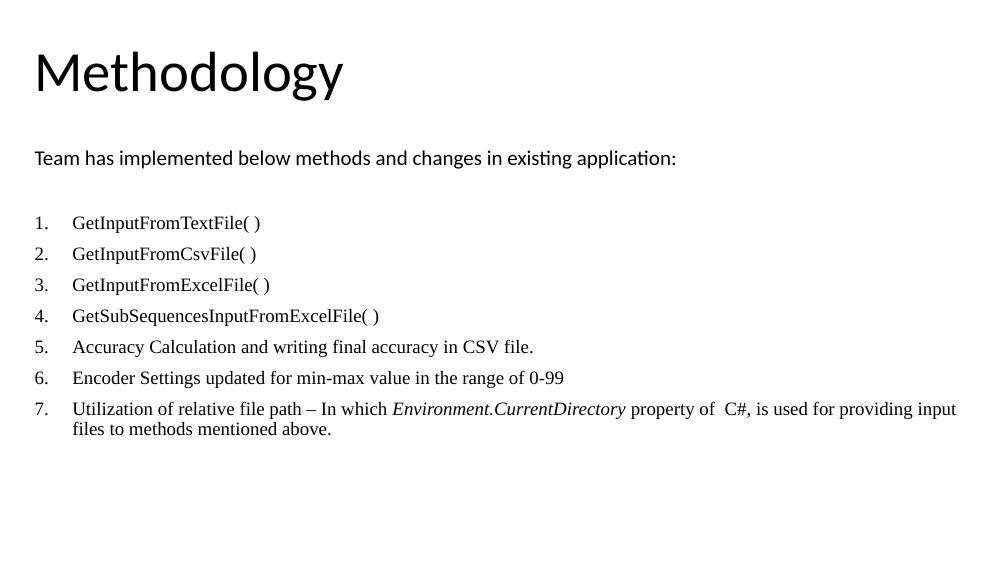
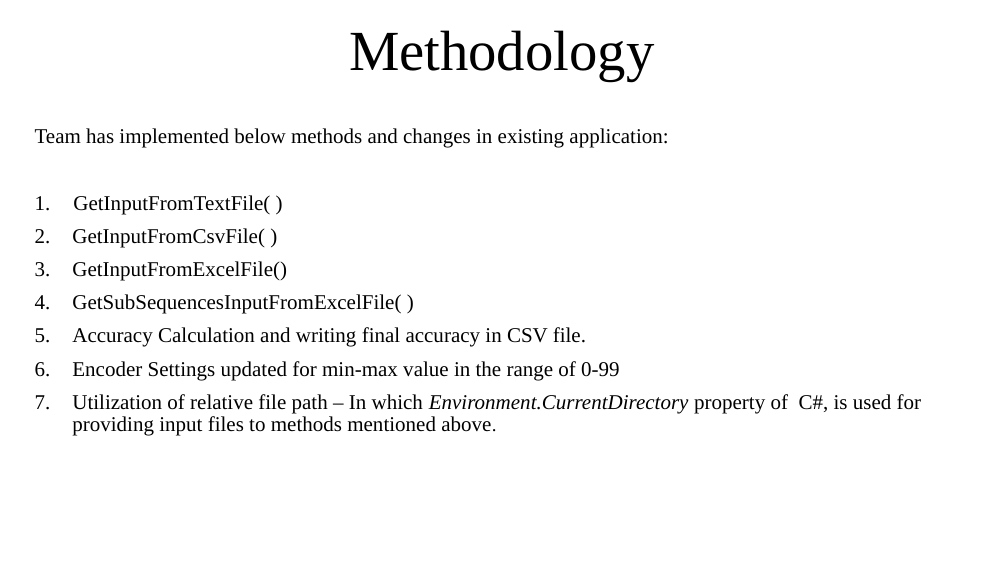
Before and after one commit to ddobric/neocortexapi, a slide deck: slide 6 of source/MySEProject/Documentation/ML2223_15 Approve Prediction of Multisequence Learning.pptx. Drawn at 1008x567 pixels with LibreOffice and Linux fonts; fonts in the diff are those of the drawing. Boxes give left, top, right and bottom in pixels: in the first picture for what was removed or moved away, otherwise in the second. Text is boxed around its words. In the diff, an @@ line names an element or a change of style, - is before the commit and + after.

```diff
--- a/source/MySEProject/Documentation/ML2223_15 Approve Prediction of Multisequence Learning.pptx
+++ b/source/MySEProject/Documentation/ML2223_15 Approve Prediction of Multisequence Learning.pptx
@@ title "Methodology": place and size @@
-title "Methodology" at [35, 51, 345, 101]
+title "Methodology" at [349, 30, 654, 81]
@@ title "Methodology" at [349, 30, 654, 81]: font Calibri to Times New Roman; alignment left to centre @@
@@ subtitle "Team has implemented below methods ...": place and size @@
-subtitle "Team has implemented below methods ..." at [35, 150, 957, 436]
+subtitle "Team has implemented below methods ..." at [35, 128, 922, 436]
@@ subtitle at [35, 128, 922, 436]: font Calibri to Times New Roman in "Team has implemented below methods and changes ..."; size 18 to 20 pt in "GetInputFromTextFile( )", "GetInputFromCsvFile( )", "GetSubSequencesInputFromExcelFile( )", "Accuracy Calculation and writing final accuracy in ..." and 2 more places @@
@@ subtitle at [72, 261, 287, 281]: text changed; size 18 to 20 pt @@
-3. GetInputFromExcelFile( )
+3. GetInputFromExcelFile()
```
Also in this commit, not shown: 11 other slides changed, 1 other file.
